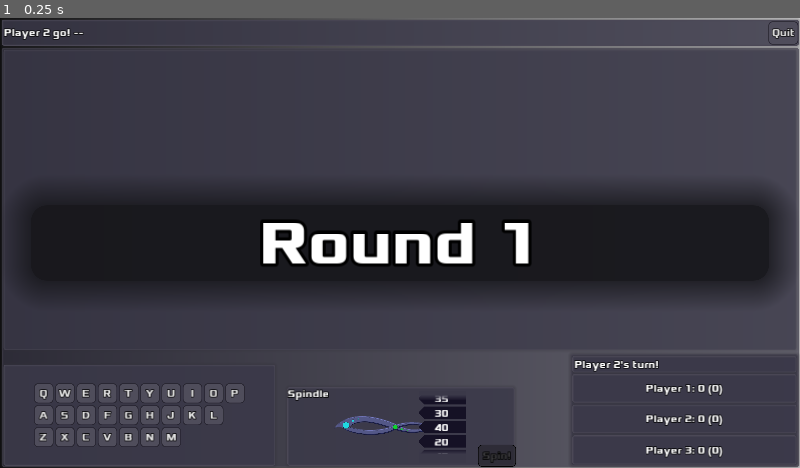
Above: before the commit, frame 1.
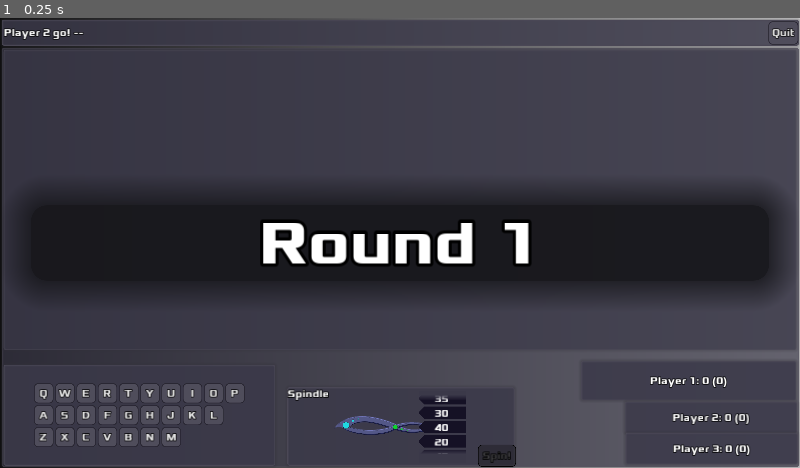
Above: after the commit, the same moment.

Repository: zacryol/spindle-of-serendipity
Game: Godot game, scene res://game/GamePanel.tscn
The game is run twice, just before and just after one commit, with the same random seed, the same clock (stepped at 60 frames per second) and the same inputs. This scene is started directly instead of the project's main scene.
Inputs:
- Up to frame 1 (0.25 s): no input

The runs differ from the first frame. In frame 1, 1.9% of the frame differs, in the area x 71-100%, y 74-100%.
Error in both runs: Division By Zero in operator '%'. (res://system/singletons/EntryManager.gd:103)

Commit message:
manual reposition to see good spot

Diff:
--- a/godot/game/GamePanel.tscn
+++ b/godot/game/GamePanel.tscn
@@ -152,8 +152,6 @@
 mouse_filter = 2
 
 [node name="PlayersPanel" parent="GP/VB/Game/Arrange" instance=ExtResource( 1 )]
-anchor_left = 1.0
-anchor_top = 1.0
 margin_left = -363.0
 margin_top = -178.0
 size_flags_vertical = 3
--- a/godot/game/components/Player.gd
+++ b/godot/game/components/Player.gd
@@ -42,7 +42,7 @@
 
 	if GlobalVars.win_by_score():
 		if get_all_score() >= GlobalVars.win_score:
-			$PanelContainer/CenterContainer.modulate = Color.yellow
+			($PanelContainer/CenterContainer as CanvasItem).modulate = Color.yellow
 
 
 func set_name(new_name: String) -> void:
--- a/godot/game/components/Player.tscn
+++ b/godot/game/components/Player.tscn
@@ -5,6 +5,7 @@
 [node name="Player" type="Control"]
 anchor_right = 1.0
 anchor_bottom = 1.0
+grow_horizontal = 0
 script = ExtResource( 1 )
 __meta__ = {
 "_edit_use_anchors_": false
--- a/godot/game/components/PlayersPanel.gd
+++ b/godot/game/components/PlayersPanel.gd
@@ -29,13 +29,13 @@
 var current_player := 0
 var solve_reward := 150
 
-onready var p1 := $PanelContainer/VBoxContainer/Player
-onready var p2 := $PanelContainer/VBoxContainer/Player2
-onready var p3 := $PanelContainer/VBoxContainer/Player3
+onready var p1 := $Player
+onready var p2 := $Player2
+onready var p3 := $Player3
 onready var players_array := [p1, p2, p3]
 onready var p_label: Label = $PanelContainer/VBoxContainer/PanelContainer/Label
 onready var solve_box := $ConfirmationDialog
-
+onready var tween := $Tween as Tween
 
 func _ready():
 	solve_box.get_cancel().connect("pressed", self, "_on_ConfirmationDialog_canceled")
--- a/godot/game/components/PlayersPanel.tscn
+++ b/godot/game/components/PlayersPanel.tscn
@@ -4,14 +4,19 @@
 [ext_resource path="res://game/components/PlayersPanel.gd" type="Script" id=2]
 
 [node name="PlayersPanel" type="Control"]
+anchor_left = 1.0
+anchor_top = 1.0
 anchor_right = 1.0
 anchor_bottom = 1.0
+margin_left = -1280.0
+margin_top = -720.0
 script = ExtResource( 2 )
 __meta__ = {
 "_edit_use_anchors_": false
 }
 
 [node name="PanelContainer" type="PanelContainer" parent="."]
+visible = false
 anchor_right = 1.0
 anchor_bottom = 1.0
 
@@ -22,6 +27,7 @@
 margin_bottom = 713.0
 
 [node name="PanelContainer" type="PanelContainer" parent="PanelContainer/VBoxContainer"]
+visible = false
 margin_right = 1266.0
 margin_bottom = 28.0
 
@@ -30,30 +36,6 @@
 margin_top = 7.0
 margin_right = 1259.0
 margin_bottom = 21.0
-
-[node name="Player" parent="PanelContainer/VBoxContainer" instance=ExtResource( 1 )]
-anchor_right = 0.0
-anchor_bottom = 0.0
-margin_top = 32.0
-margin_right = 1266.0
-margin_bottom = 254.0
-size_flags_vertical = 3
-
-[node name="Player2" parent="PanelContainer/VBoxContainer" instance=ExtResource( 1 )]
-anchor_right = 0.0
-anchor_bottom = 0.0
-margin_top = 258.0
-margin_right = 1266.0
-margin_bottom = 480.0
-size_flags_vertical = 3
-
-[node name="Player3" parent="PanelContainer/VBoxContainer" instance=ExtResource( 1 )]
-anchor_right = 0.0
-anchor_bottom = 0.0
-margin_top = 484.0
-margin_right = 1266.0
-margin_bottom = 706.0
-size_flags_vertical = 3
 
 [node name="ConfirmationDialog" type="ConfirmationDialog" parent="."]
 anchor_left = 0.5
@@ -67,7 +49,36 @@
 window_title = "Solve?"
 dialog_text = "Do you wish to attempt to solve the puzzle?"
 dialog_autowrap = true
-[connection signal="game_log" from="PanelContainer/VBoxContainer/Player" to="." method="_on_Player_game_log"]
-[connection signal="game_log" from="PanelContainer/VBoxContainer/Player2" to="." method="_on_Player_game_log"]
-[connection signal="game_log" from="PanelContainer/VBoxContainer/Player3" to="." method="_on_Player_game_log"]
+
+[node name="Tween" type="Tween" parent="."]
+
+[node name="Player" parent="." instance=ExtResource( 1 )]
+anchor_left = 1.0
+anchor_top = 1.0
+margin_left = -345.517
+margin_top = -166.783
+margin_right = -1.76721
+margin_bottom = -104.283
+size_flags_vertical = 3
+
+[node name="Player2" parent="." instance=ExtResource( 1 )]
+anchor_left = 1.0
+anchor_top = 1.0
+margin_left = -275.656
+margin_top = -102.474
+margin_right = -0.65564
+margin_bottom = -52.4744
+size_flags_vertical = 3
+
+[node name="Player3" parent="." instance=ExtResource( 1 )]
+anchor_left = 1.0
+anchor_top = 1.0
+margin_left = -274.995
+margin_top = -51.8315
+margin_right = 0.00537109
+margin_bottom = -1.83154
+size_flags_vertical = 3
 [connection signal="confirmed" from="ConfirmationDialog" to="." method="_on_ConfirmationDialog_confirmed"]
+[connection signal="game_log" from="Player" to="." method="_on_Player_game_log"]
+[connection signal="game_log" from="Player2" to="." method="_on_Player_game_log"]
+[connection signal="game_log" from="Player3" to="." method="_on_Player_game_log"]
Not shown: 1 places in godot/game/GamePanel.tscn that only renumber resources
